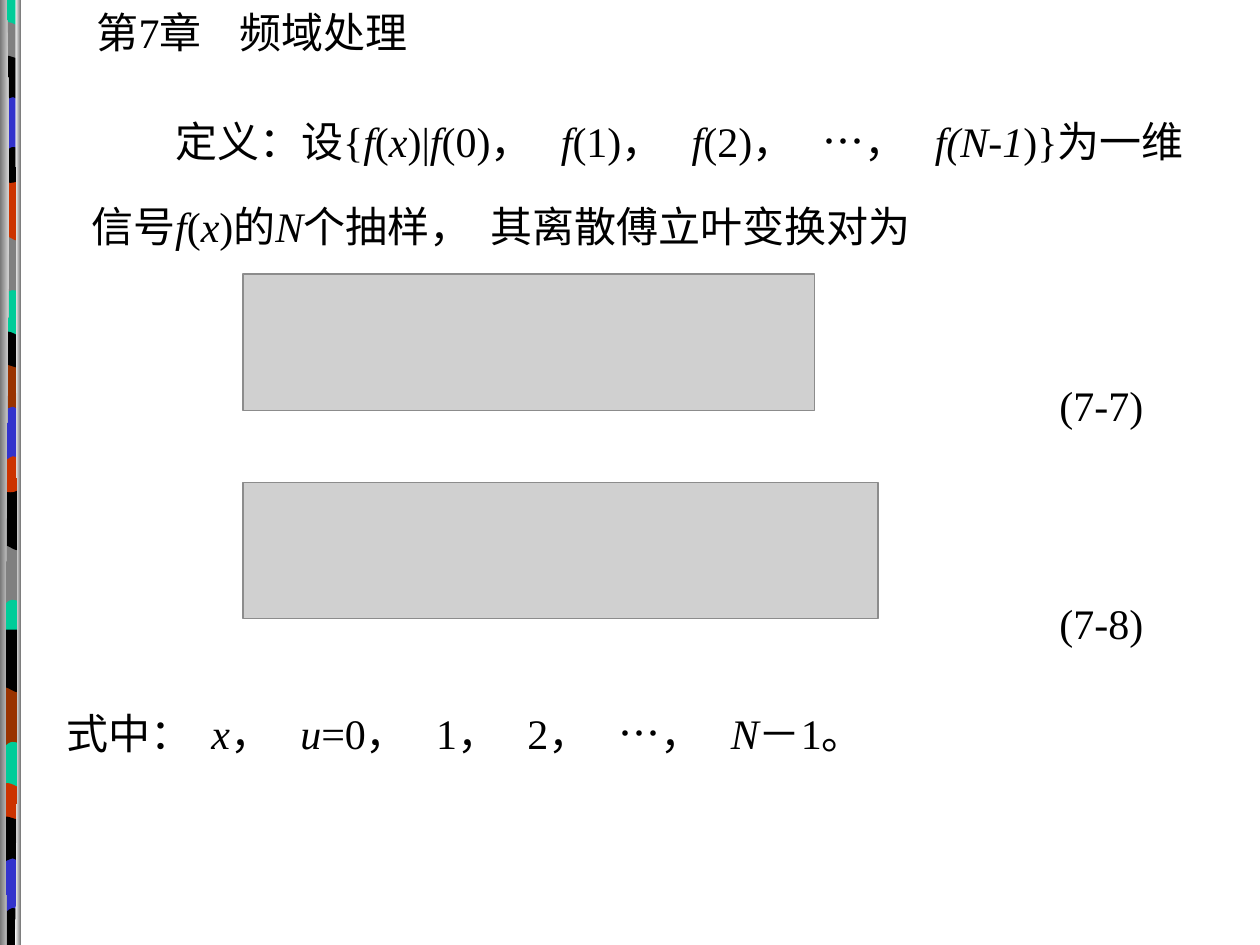
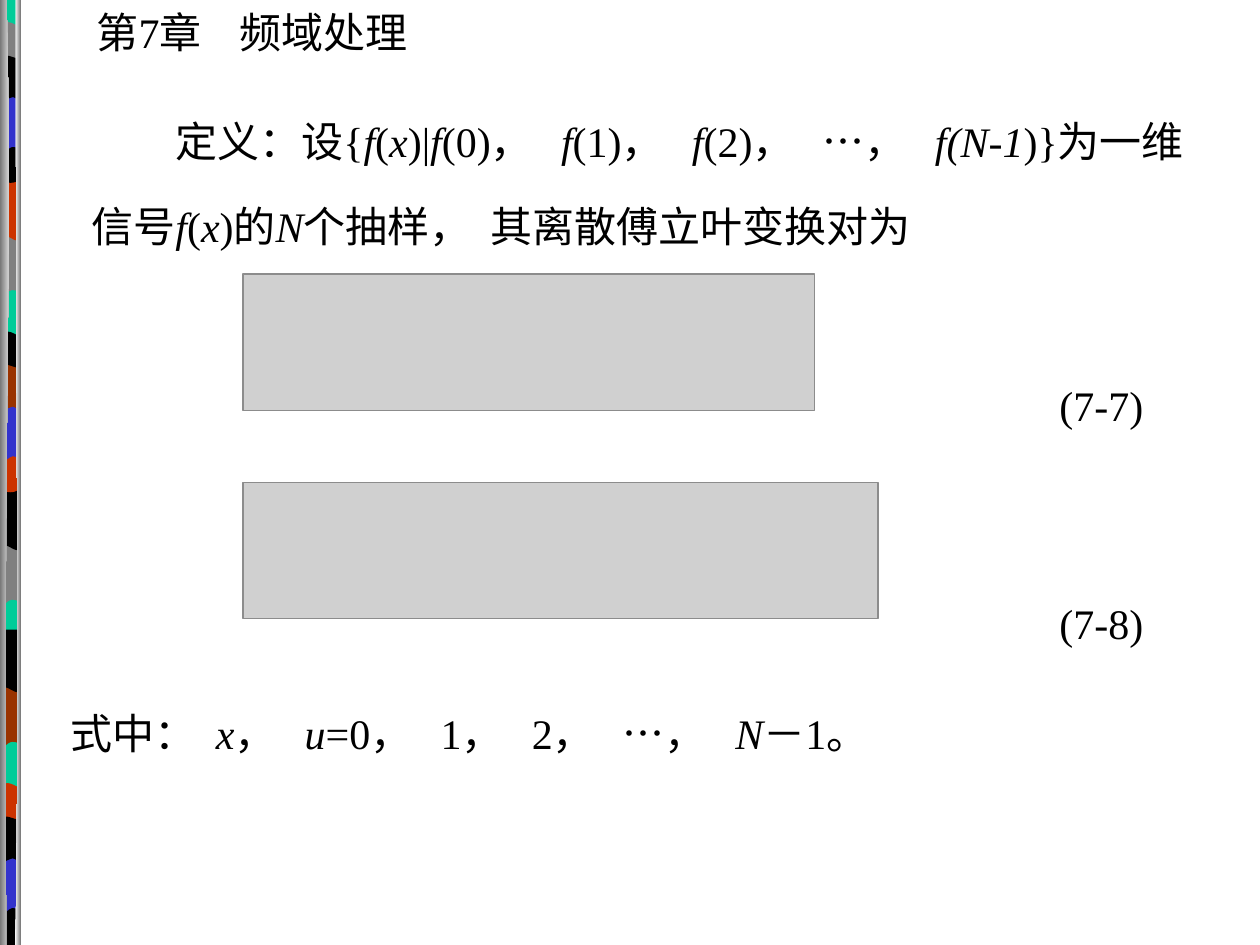
Before and after one commit to RMSnow/DIP-Notes, a slide deck: slide 12 of 课件/第07章.ppt. Drawn at 1260x945 pixels with LibreOffice and Linux fonts; fonts in the diff are those of the drawing; grey boxes stand for pictures; background and template pictures are left out. Boxes give left, top, right and bottom in pixels: in the first picture for what was removed or moved away, otherwise in the second. Text is boxed around its words. In the diff, an @@ line names an element or a change of style, - is before the commit and + after.

```diff
--- a/课件/第07章.ppt
+++ b/课件/第07章.ppt
@@ text "式中： x， u=0， 1， 2， ...": place and size @@
-text "式中： x， u=0， 1， 2， ..." at <box>67,713,864,754</box>
+text "式中： x， u=0， 1， 2， ..." at <box>71,713,868,754</box>
```
Also in this commit, not shown: 109 other slides changed, 25 other files.
